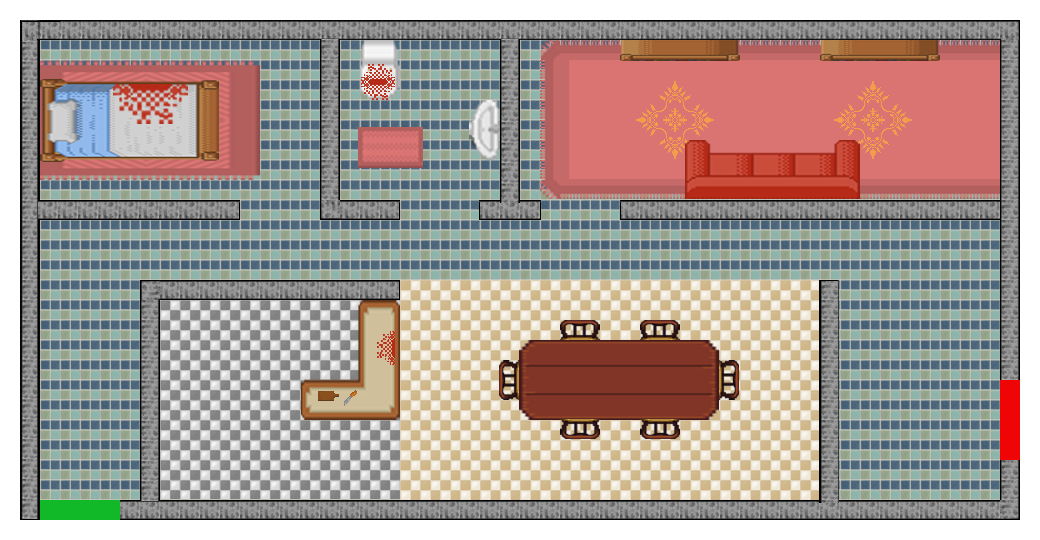
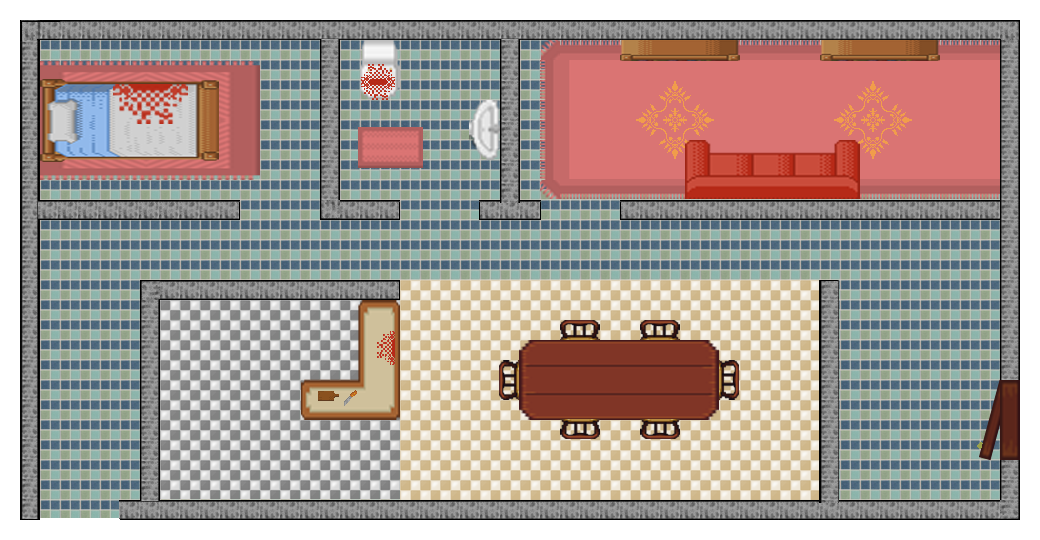
Layers edited between the first and the second (1040, 540) image:
painted on "door" over [977, 379, 1020, 461]
hid "next" over [40, 500, 120, 520]
